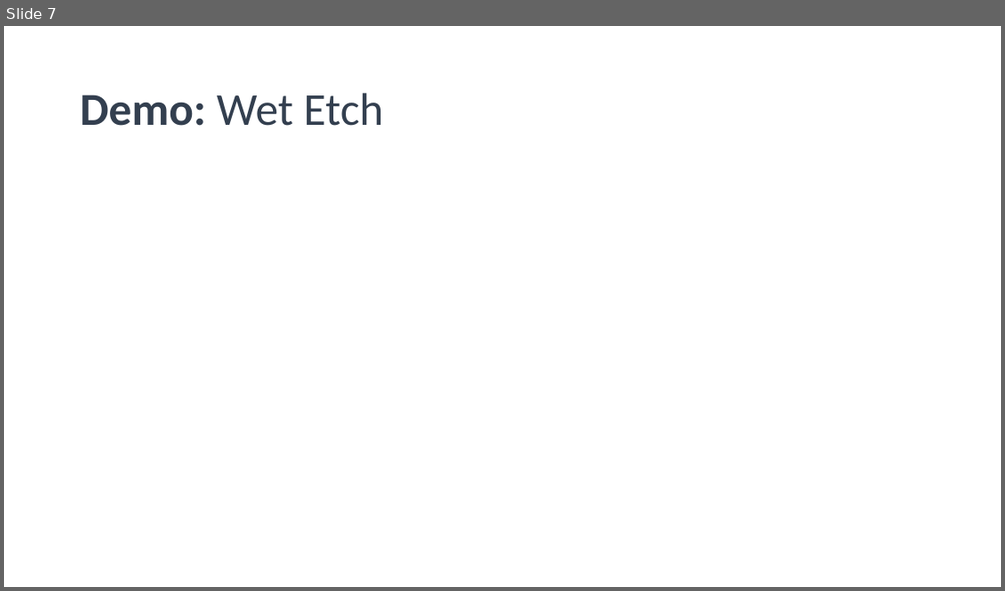
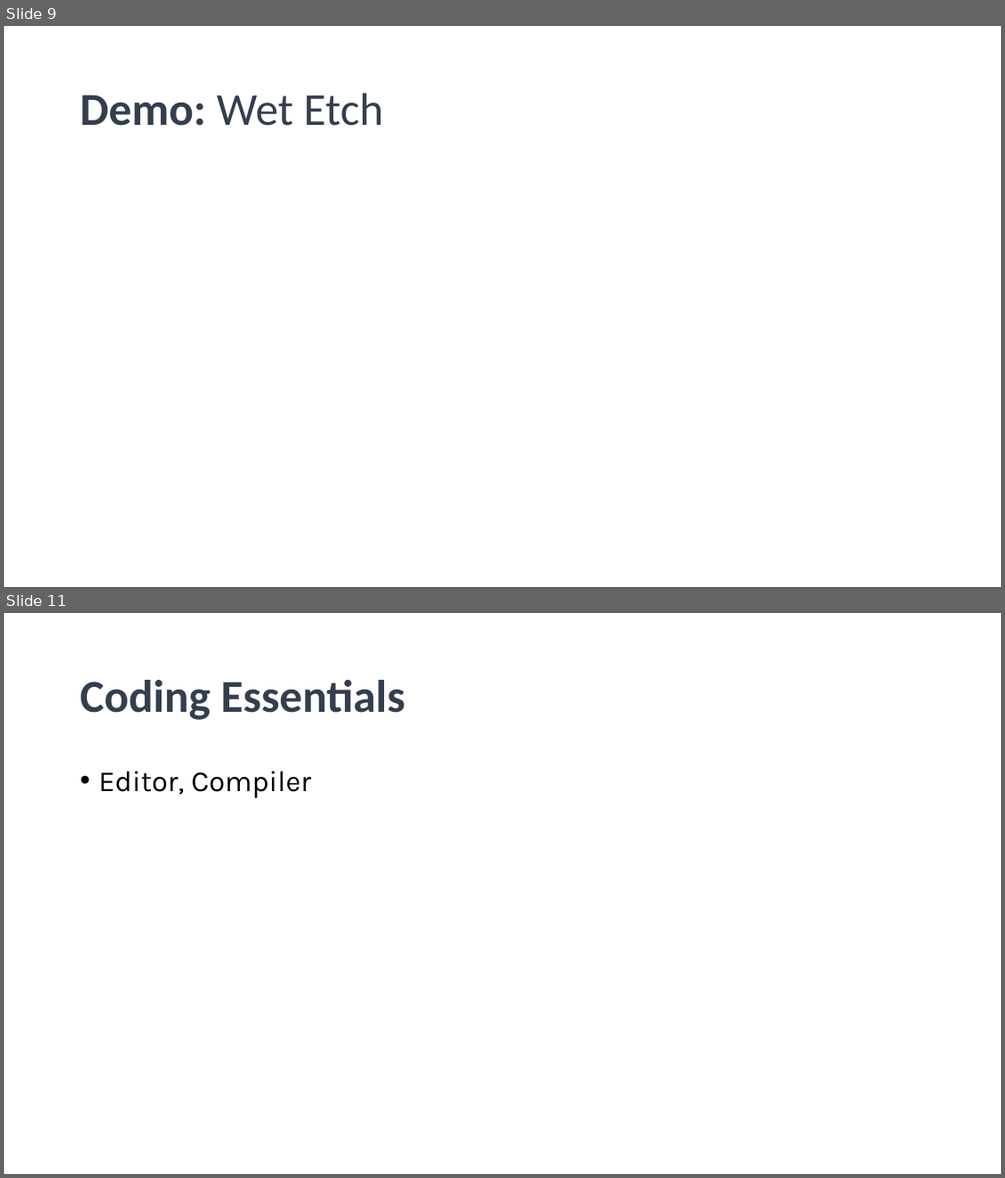
Before and after one commit to abhi3700/AutoPlot, a slide deck: sessions/1/AutoPlot_session_1.pptx. Shown one above the other, each under a label of ours: slide 7 before the commit, slides 9 and 11 after it; the slides between them are not shown. The pictures are 1005x591 and 1005x1178 pixels, drawn with LibreOffice and Linux fonts; fonts in the diff are those of the drawing; background and template pictures are left out. Boxes give left, top, right and bottom in pixels: in the first picture for what was removed or moved away, otherwise in the second. Text is boxed around its words. In the diff, an @@ line names an element or a change of style, - is before the commit and + after.

```diff
--- a/sessions/1/AutoPlot_session_1.pptx
+++ b/sessions/1/AutoPlot_session_1.pptx
@@ slide 11 added at (4,613,1001,1174), background picture (left out) @@
@@ title added at (80,680,405,720), 44 pt, text #333F50, bold @@
+Coding Essentials
@@ text added at (98,771,311,798), 28 pt, text #000000 @@
+• Editor, Compiler
@@ what was slide 7 is now slide 9 @@
```
Also in this commit, not shown: 1 slide changed, 6 other slides added, 3 slides removed, 7 other files.
